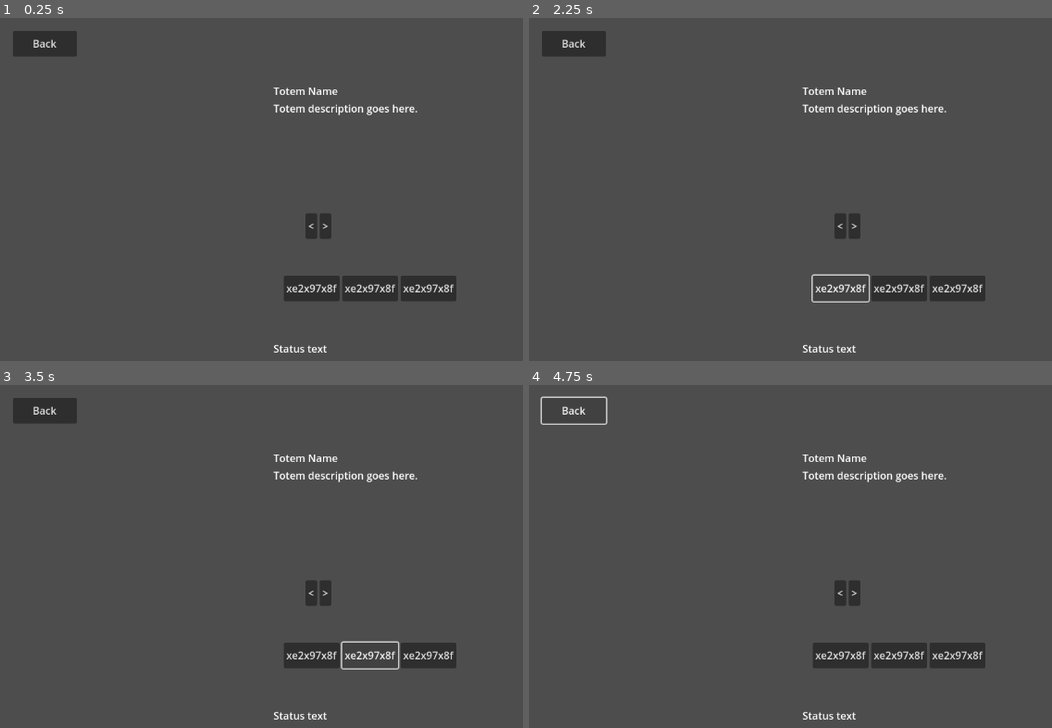
Above: before the commit, frames 1-4 (two rows, left to right).
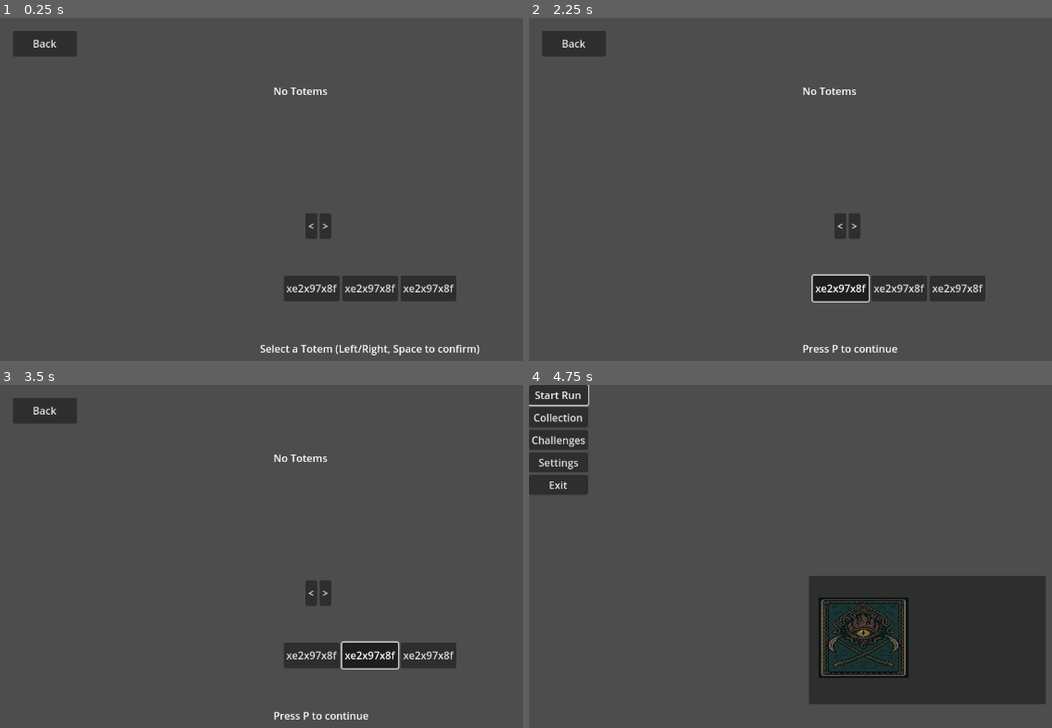
Above: after the commit, the same moments.

Repository: Millstreamu/Sprouts
Game: Godot game, scene res://scenes/run_setup/TotemSelect.tscn
The game is run twice, just before and just after one commit, with the same random seed, the same clock (stepped at 60 frames per second) and the same inputs. This scene is started directly instead of the project's main scene.
Inputs:
- Up to frame 1 (0.25 s): no input
- Up to frame 2 (2.25 s): click "<" at 0.5 s; click ">" at 1.25 s; click "xe2x97x8f" at 2 s
- Up to frame 3 (3.5 s): click "xe2x97x8f" at 2.75 s
- Up to frame 4 (4.75 s): click "xe2x97x8f" at 3.5 s; click "Back" at 4.25 s

The runs differ from the first frame. In frame 1, 1.0% of the frame differs, in the area x 49-92%, y 20-99%; in frame 2, 1.4%; in frame 3, 1.4%; in frame 4, 18%, in the area x 0-99%, y 0-98%.
Error before the commit: Parse Error: Cannot infer the type of "fallback_entry" variable because the value doesn't have a set type. (res://scripts/ui/TotemSelect.gd:67)

Commit message:
Annotate fallback totem entry dictionary

Diff:
--- a/sprouts/scripts/ui/TotemSelect.gd
+++ b/sprouts/scripts/ui/TotemSelect.gd
@@ -64,7 +64,7 @@
     if not has_unlocked:
         for def in meta.all_totem_defs:
             if str(def.get("id", "")) == "totem.heartseed":
-                var fallback_entry := def.duplicate(true)
+                var fallback_entry: Dictionary = def.duplicate(true)
                 fallback_entry["unlocked"] = true
                 _totem_entries.append(fallback_entry)
                 print("TotemSelect: added fallback unlocked Heartseed totem")
